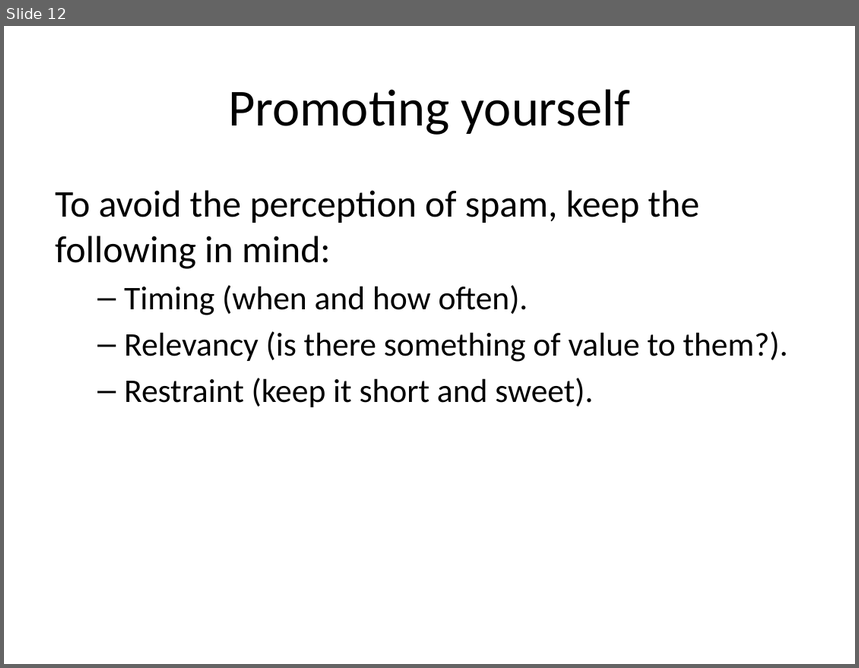
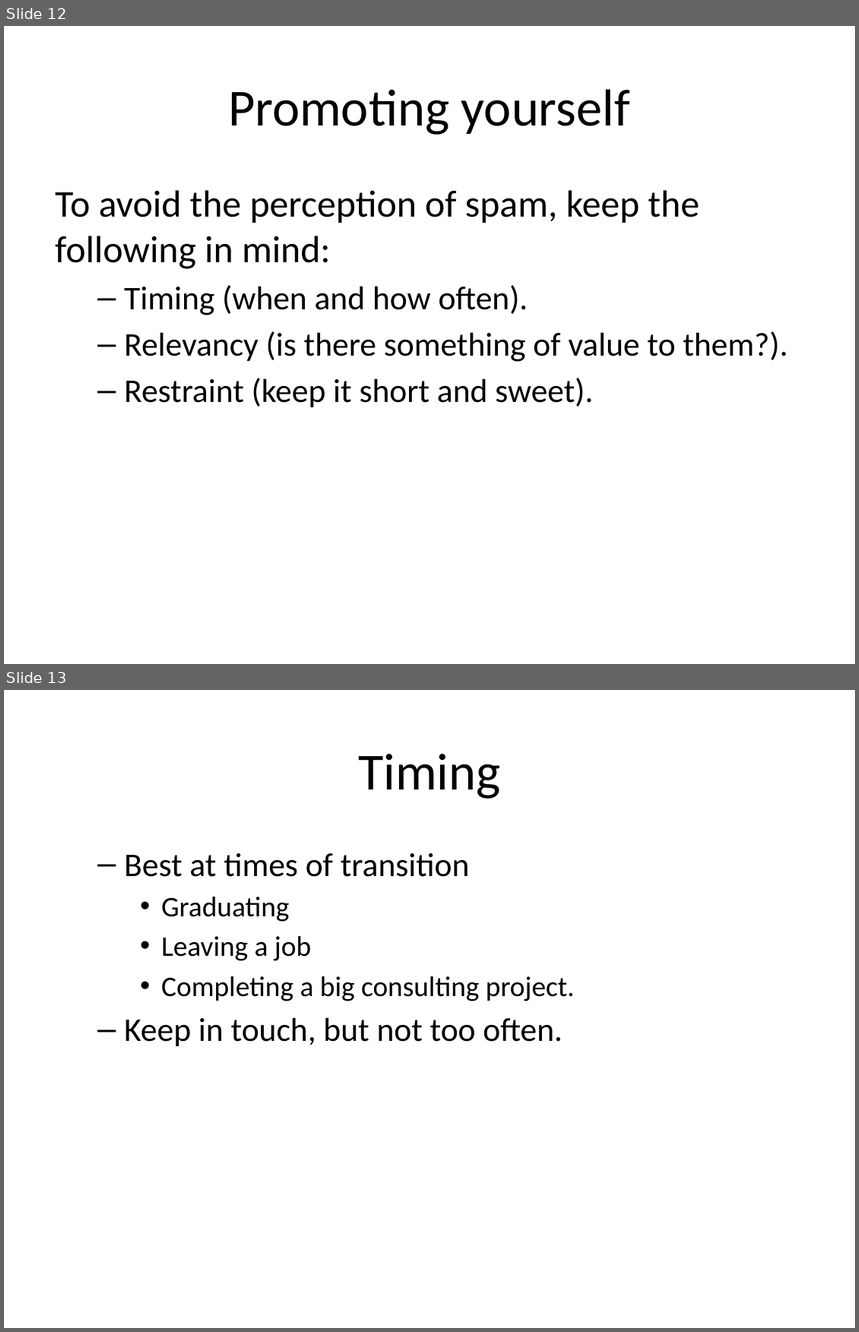
Before and after one commit to pmean/finding-customers, a slide deck: finding-customers.pptx. Shown one above the other, each under a label of ours: slide 12 before the commit, slides 12 and 13 after it. The pictures are 859x668 and 859x1332 pixels, drawn with LibreOffice and Linux fonts; fonts in the diff are those of the drawing. Boxes give left, top, right and bottom in pixels: in the first picture for what was removed or moved away, otherwise in the second. Text is boxed around its words. In the diff, an @@ line names an element or a change of style, - is before the commit and + after.

```diff
--- a/finding-customers.pptx
+++ b/finding-customers.pptx
@@ slide 13 added at [4,690,855,1328], background #FFFFFF @@
@@ title added at [358,754,500,799], 44 pt, text #000000 @@
+Timing
@@ text added at [124,853,575,1046], 24 pt, text #000000 @@
+  – Best at times of transition
+    • Graduating
+    • Leaving a job
+    • Completing a big consulting project.
+  – Keep in touch, but not too often.
```
Also in this commit, not shown: 6 slides changed, 9 other slides added, 1 slide removed, 3 other files.
